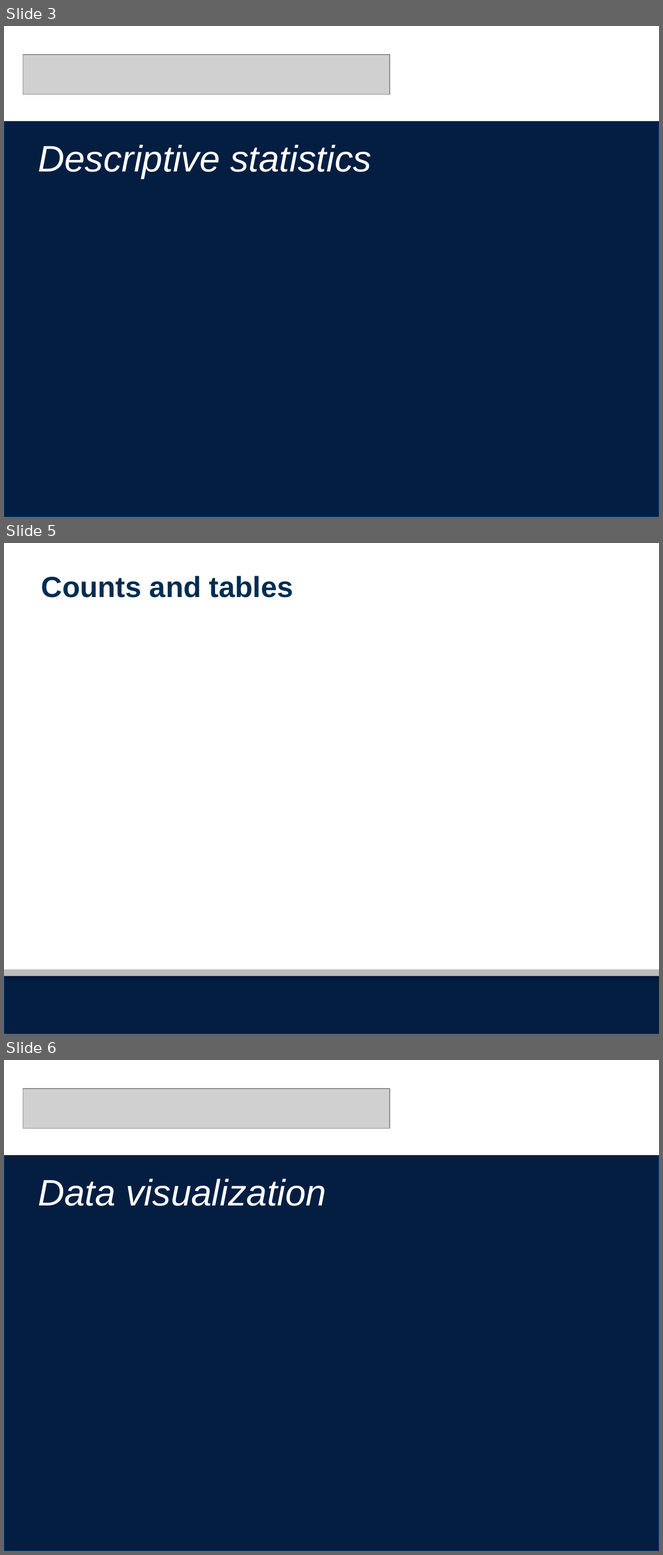
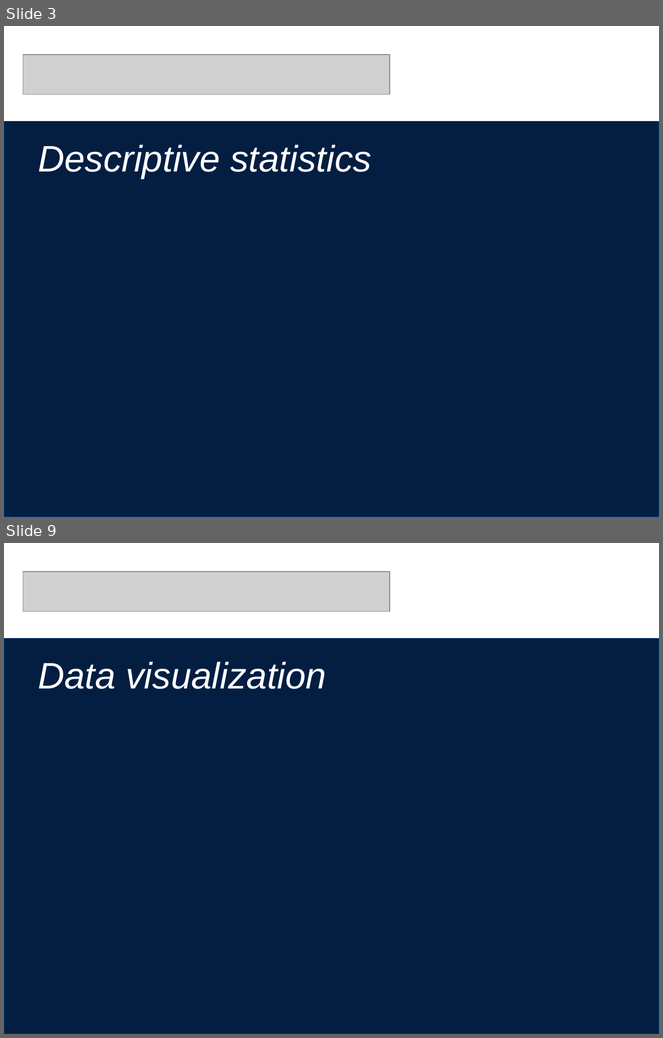
Before and after one commit to seaneff/data-science-basics-2023, a slide deck: day3/R Workshop Day 3 Slides.pptx. Shown one above the other, each under a label of ours: slides 3, 5 and 6 before the commit, slides 3 and 9 after it; the slides between them are not shown. The pictures are 663x1555 and 663x1038 pixels, drawn with LibreOffice and Linux fonts; fonts in the diff are those of the drawing; grey boxes stand for pictures; background and template pictures are left out. Boxes give left, top, right and bottom in pixels: in the first picture for what was removed or moved away, otherwise in the second. Text is boxed around its words. In the diff, an @@ line names an element or a change of style, - is before the commit and + after.

```diff
--- a/day3/R Workshop Day 3 Slides.pptx
+++ b/day3/R Workshop Day 3 Slides.pptx
@@ slide 5 removed at [4, 543, 659, 1034], background #FFFFFF; not listed: 2 template elements that a slide beside it also shows @@
@@ text removed at [41, 576, 294, 598] @@
-Counts and tables
@@ what was slide 6 is now slide 9 @@
```
Also in this commit, not shown: 5 slides changed, 23 slides added, 5 other slides removed, 20 other files.
